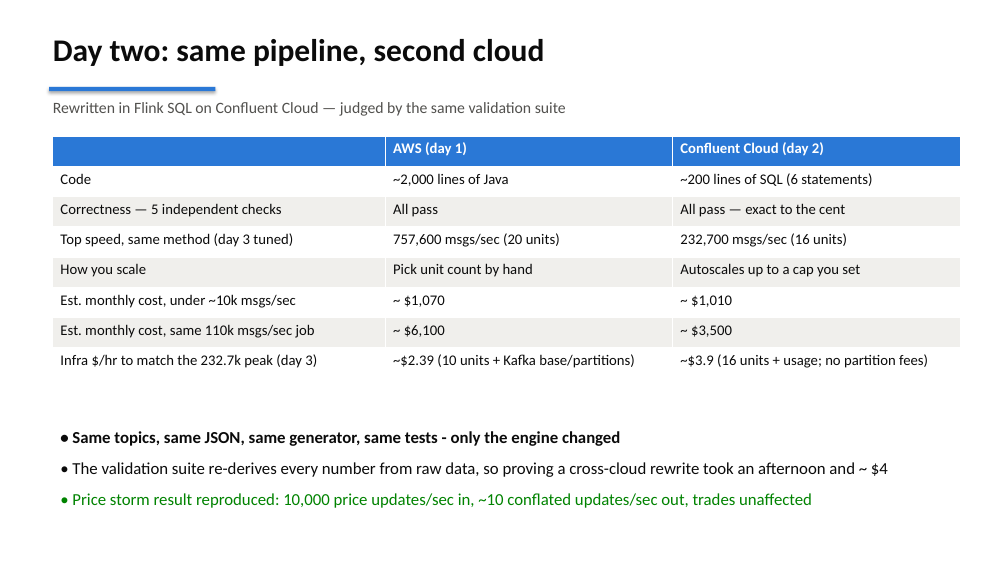
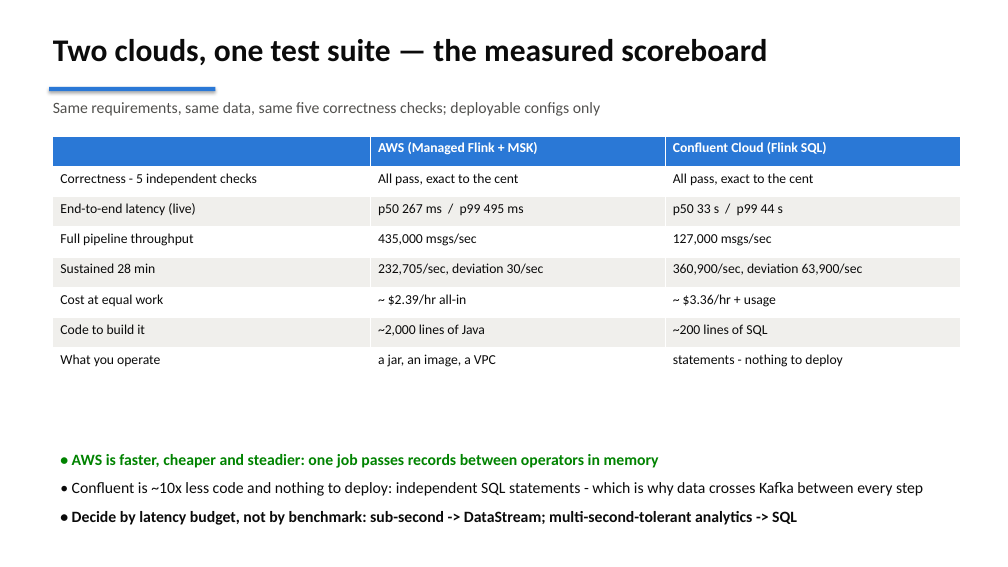
Before and after one commit to jimzucker/flink-fable5, a slide deck: slide 9 of docs/flink-demo-exec-briefing.pptx. Drawn at 1008x567 pixels with LibreOffice and Linux fonts; fonts in the diff are those of the drawing. Boxes give left, top, right and bottom in pixels: in the first picture for what was removed or moved away, otherwise in the second. Text is boxed around its words. In the diff, an @@ line names an element or a change of style, - is before the commit and + after.

```diff
--- a/docs/flink-demo-exec-briefing.pptx
+++ b/docs/flink-demo-exec-briefing.pptx
@@ text at <box>53,39,767,65</box>: text changed @@
-Day two: same pipeline, second cloud
+Two clouds, one test suite — the measured scoreboard
@@ text at <box>53,102,600,116</box>: text changed @@
-Rewritten in Flink SQL on Confluent Cloud — judged by the same validation suite
+Same requirements, same data, same five correctness checks; deployable configs only
@@ table at <box>53,136,960,378</box> @@
-row 1, column 2: AWS (day 1)
+row 1, column 2: AWS (Managed Flink + MSK)
-row 1, column 3: Confluent Cloud (day 2)
+row 1, column 3: Confluent Cloud (Flink SQL)
-row 2: Code | ~2,000 lines of Java | ~200 lines of SQL (6 statements)
+row 2: Correctness - 5 independent checks | All pass, exact to the cent | All pass, exact to the cent
-row 3: Correctness — 5 independent checks | All pass | All pass — exact to the cent
+row 3: End-to-end latency (live) | p50 267 ms / p99 495 ms | p50 33 s / p99 44 s
-row 4: Top speed, same method (day 3 tuned) | 757,600 msgs/sec (20 units) | 232,700 msgs/sec (16 units)
+row 4: Full pipeline throughput | 435,000 msgs/sec | 127,000 msgs/sec
-row 5: How you scale | Pick unit count by hand | Autoscales up to a cap you set
+row 5: Sustained 28 min | 232,705/sec, deviation 30/sec | 360,900/sec, deviation 63,900/sec
-row 6: Est. monthly cost, under ~10k msgs/sec | ~ $1,070 | ~ $1,010
+row 6: Cost at equal work | ~ $2.39/hr all-in | ~ $3.36/hr + usage
-row 7: Est. monthly cost, same 110k msgs/sec job | ~ $6,100 | ~ $3,500
+row 7: Code to build it | ~2,000 lines of Java | ~200 lines of SQL
-row 8: Infra $/hr to match the 232.7k peak (day 3) | ~$2.39 (10 units + Kafka base/partitions) | ~$3.9 (16 units + usage; no partition fees)
+row 8: What you operate | a jar, an image, a VPC | statements - nothing to deploy
@@ text at <box>72,454,923,525</box>: text changed; size 16 to 15 pt; bold on @@
-• Same topics, same JSON, same generator, same tests - only the engine changed
-• The validation suite re-derives every number from raw data, so proving a cross-cloud rewrite took an afternoon and ~ $4
-• Price storm result reproduced: 10,000 price updates/sec in, ~10 conflated updates/sec out, trades unaffected
+• AWS is faster, cheaper and steadier: one job passes records between operators in memory
+• Confluent is ~10x less code and nothing to deploy: independent SQL statements - which is why data crosses Kafka between every step
+• Decide by latency budget, not by benchmark: sub-second -> DataStream; multi-second-tolerant analytics -> SQL
```
Also in this commit, not shown: 1 other slide changed, 7 other files.
